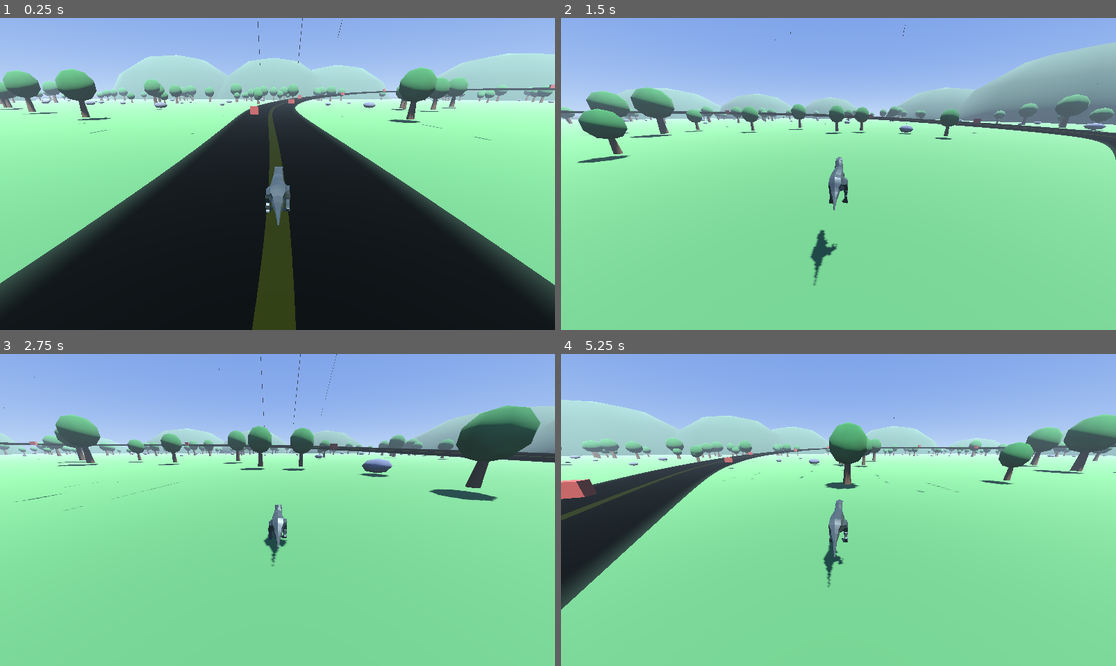
Above: before the commit, frames 1-4 (two rows, left to right).
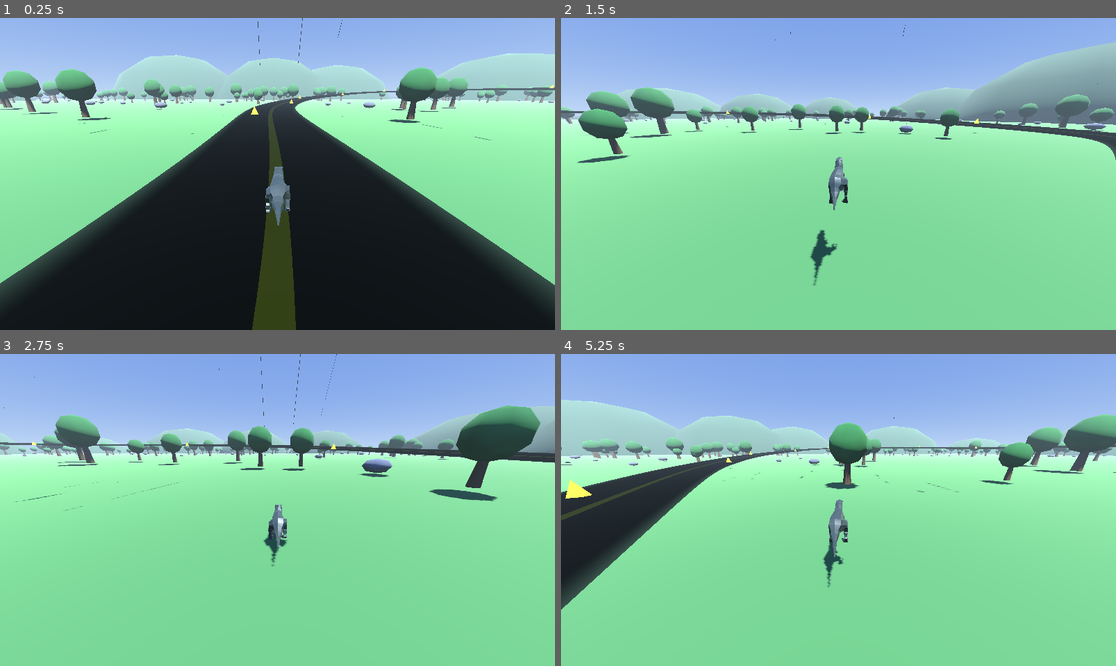
Above: after the commit, the same moments.

Repository: antoniojmonge/dinogame
Game: Godot game, scene res://scenes/main.tscn
Two runs of this game, one before a commit and one after it. Both use one fixed random seed, a clock stepped at 60 frames per second and the inputs below.
Inputs:
- Up to frame 1 (0.25 s): no input
- Up to frame 2 (1.5 s): hold D (move_right) from 0.53 s (still down); tap Space (jump) at 0.77 s
- Up to frame 3 (2.75 s): tap Space (jump) at 1.52 s; release D (move_right) at 2.03 s; hold A (move_left) from 2.03 s (still down)
- Up to frame 4 (5.25 s): tap Space (jump) at 3.02, 3.77, 4.52 s; release A (move_left) at 4.28 s; hold D (move_right) from 4.28 s (still down)

The runs differ from the first frame. In frame 1, 0.1% of the frame differs, in the area x 45-100%, y 21-67%; in frame 2, less than 0.1%; in frame 3, less than 0.1%; in frame 4, 0.4%, in the area x 0-76%, y 29-63%.

Commit message:
Obstaculos interactivos y look del dino
- Nuevo hazard Area3D (pincho emisivo) que frena y rebota al jugador

- dino.gd: grupo 'player' y apply_obstacle_hit(slowdown, bounce)

- Rim light en los materiales del dino para resaltar del fondo

Diff:
--- /dev/null
+++ b/scenes/hazard.tscn
@@ -0,0 +1,30 @@
+[gd_scene load_steps=5 format=3]
+
+[ext_resource type="Script" path="res://scripts/hazard.gd" id="1_hazard"]
+
+[sub_resource type="CylinderMesh" id="CylinderMesh_spike"]
+top_radius = 0.0
+bottom_radius = 0.7
+height = 1.5
+radial_segments = 8
+
+[sub_resource type="StandardMaterial3D" id="StandardMaterial3D_hazard"]
+albedo_color = Color(0.92, 0.45, 0.06, 1)
+emission_enabled = true
+emission = Color(0.95, 0.5, 0.1, 1)
+emission_energy_multiplier = 1.6
+
+[sub_resource type="BoxShape3D" id="BoxShape3D_hazard"]
+size = Vector3(1.3, 1.5, 1.3)
+
+[node name="Hazard" type="Area3D"]
+script = ExtResource("1_hazard")
+
+[node name="MeshInstance3D" type="MeshInstance3D" parent="."]
+transform = Transform3D(1, 0, 0, 0, 1, 0, 0, 0, 1, 0, 0.75, 0)
+mesh = SubResource("CylinderMesh_spike")
+surface_material_override/0 = SubResource("StandardMaterial3D_hazard")
+
+[node name="CollisionShape3D" type="CollisionShape3D" parent="."]
+transform = Transform3D(1, 0, 0, 0, 1, 0, 0, 0, 1, 0, 0.75, 0)
+shape = SubResource("BoxShape3D_hazard")
--- a/scripts/dino.gd
+++ b/scripts/dino.gd
@@ -9,6 +9,7 @@
 @export var jump_velocity := 13.0
 @export var gravity := 32.0
 @export var outline_enabled := true
+@export var rim_enabled := true
 
 @onready var anim: AnimationPlayer = $Model/AnimationPlayer
 @onready var camera: Camera3D = $Camera3D
@@ -22,9 +23,9 @@
 
 
 func _ready() -> void:
+	add_to_group("player")
 	_setup_animations()
-	if outline_enabled:
-		_apply_outline()
+	_apply_materials()
 
 
 func _setup_animations() -> void:
@@ -36,7 +37,7 @@
 	_play(ANIM_RUN, true)
 
 
-func _apply_outline() -> void:
+func _apply_materials() -> void:
 	var outline := StandardMaterial3D.new()
 	outline.albedo_color = Color(0.05, 0.05, 0.07)
 	outline.shading_mode = BaseMaterial3D.SHADING_MODE_UNSHADED
@@ -48,10 +49,14 @@
 			var m: Material = mi.get_active_material(s)
 			if m == null:
 				m = mi.mesh.surface_get_material(s)
-			if m == null:
-				continue
 			if m is StandardMaterial3D:
-				m.next_pass = outline
+				var mat: StandardMaterial3D = m
+				if outline_enabled:
+					mat.next_pass = outline
+				if rim_enabled:
+					mat.rim_enabled = true
+					mat.rim = 0.5
+					mat.rim_tint = 0.3
 
 
 func _all_meshes(n: Node) -> Array:
@@ -61,6 +66,12 @@
 	for c in n.get_children():
 		out.append_array(_all_meshes(c))
 	return out
+
+
+func apply_obstacle_hit(slowdown: float, bounce: float) -> void:
+	speed = maxf(0.0, speed * slowdown)
+	if velocity.y < bounce:
+		velocity.y = bounce
 
 
 func _physics_process(delta: float) -> void:
--- /dev/null
+++ b/scripts/hazard.gd
@@ -0,0 +1,27 @@
+extends Area3D
+
+## Obstaculo interactivo: al tocar al jugador le reduce la velocidad
+## (estilo Sonic/CTR) con un pequeno rebote. No bloquea el paso.
+
+@export var slowdown_factor: float = 0.35
+@export var bounce_strength: float = 6.0
+@export var hit_cooldown: float = 0.8
+
+var _cooldown := 0.0
+
+
+func _ready() -> void:
+	body_entered.connect(_on_body_entered)
+
+
+func _process(delta: float) -> void:
+	if _cooldown > 0.0:
+		_cooldown -= delta
+
+
+func _on_body_entered(body: Node3D) -> void:
+	if _cooldown > 0.0:
+		return
+	if body.is_in_group("player") and body.has_method("apply_obstacle_hit"):
+		_cooldown = hit_cooldown
+		body.apply_obstacle_hit(slowdown_factor, bounce_strength)
--- a/scripts/track.gd
+++ b/scripts/track.gd
@@ -142,7 +142,7 @@
 
 
 func _build_obstacles() -> void:
-	var scene: PackedScene = load("res://scenes/obstacle.tscn")
+	var scene: PackedScene = load("res://scenes/hazard.tscn")
 	if scene == null:
 		return
 	var total := _curve.get_baked_length()
@@ -155,9 +155,7 @@
 		var pos := xf.origin + right * side * (road_width * 0.26)
 		var obs: Node3D = scene.instantiate()
 		add_child(obs)
-		obs.scale = Vector3(0.7, 0.7, 0.7)
-		obs.global_position = pos + Vector3(0, 0.7, 0)
-		obs.rotate_y(float(i) * 0.7)
+		obs.global_position = pos
 
 
 func _build_scenery() -> void:
Not shown, added: scripts/hazard.gd.uid
